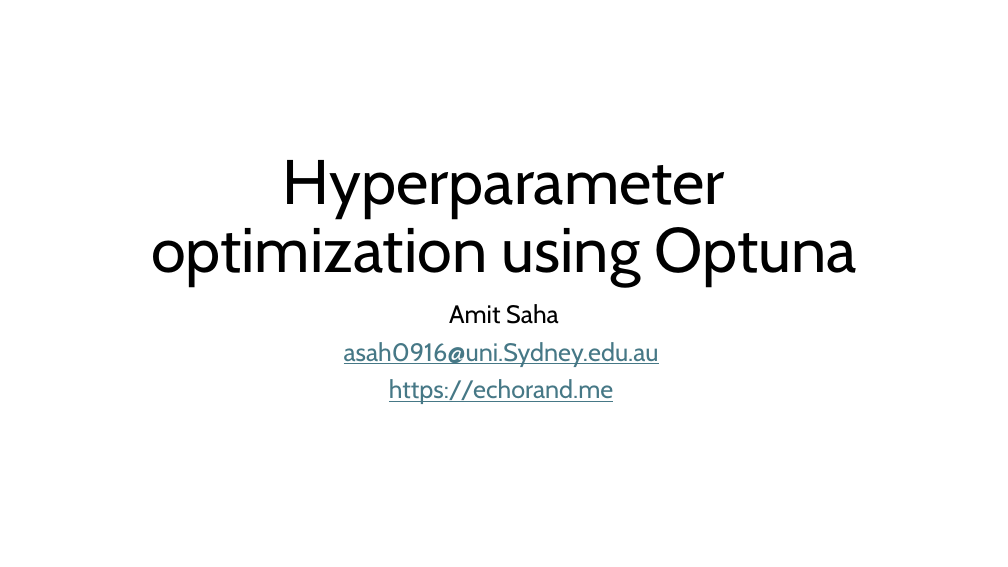
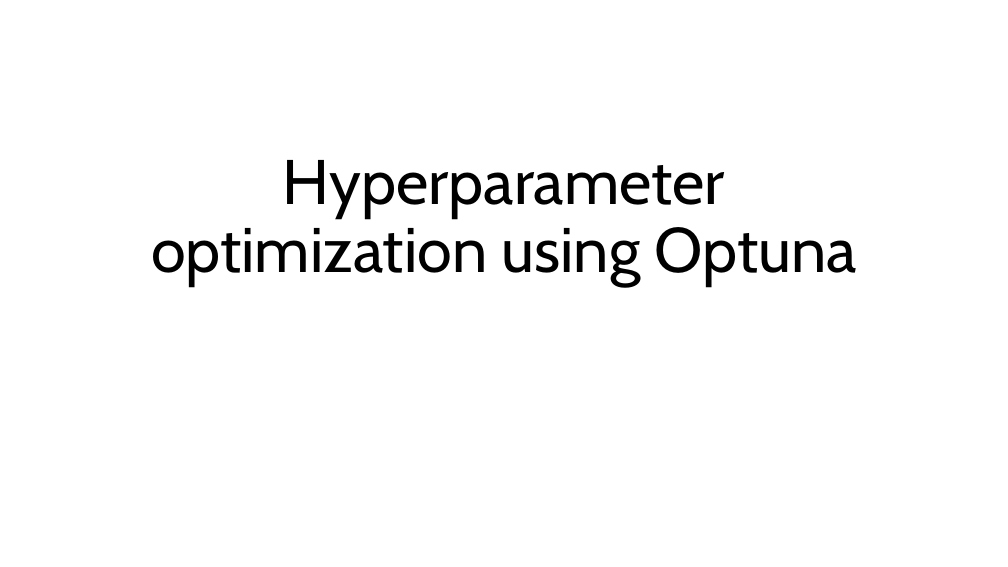
Before and after one commit to amitsaha/optuna-demo, a slide deck: slide 1 of Hyperparameter optimization using Optuna.pptx. Drawn at 1008x567 pixels with LibreOffice and Linux fonts; fonts in the diff are those of the drawing. Boxes give left, top, right and bottom in pixels: in the first picture for what was removed or moved away, otherwise in the second. Text is boxed around its words. In the diff, an @@ line names an element or a change of style, - is before the commit and + after.

```diff
--- a/Hyperparameter optimization using Optuna.pptx
+++ b/Hyperparameter optimization using Optuna.pptx
@@ subtitle removed at (344, 304, 659, 404) @@
-Amit Saha
-asah0916@uni.Sydney.edu.au
-https://echorand.me
```
Also in this commit, not shown: 4 other slides changed, 6 slides added, 3 slides removed, 2 other files.
